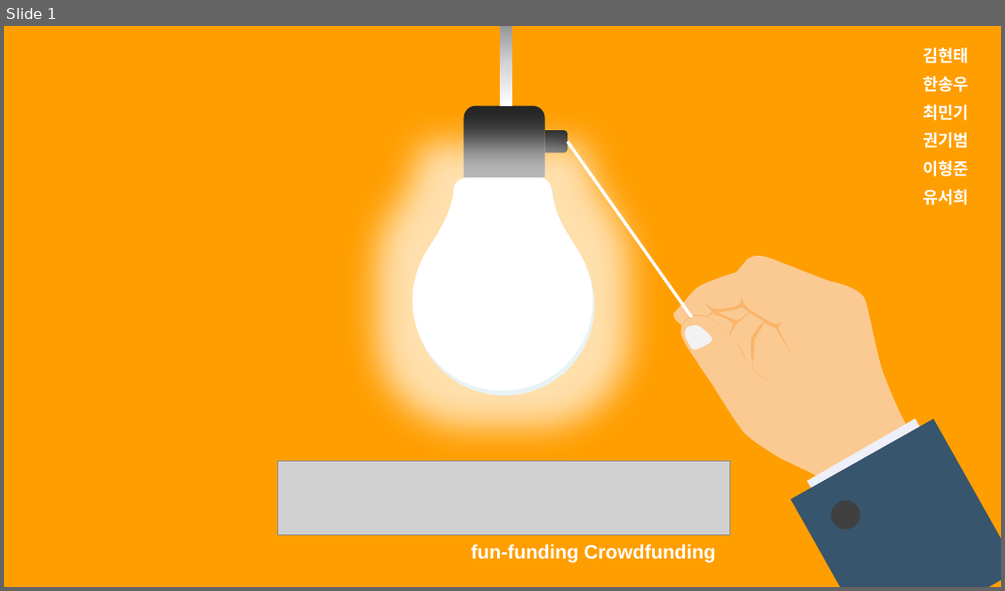
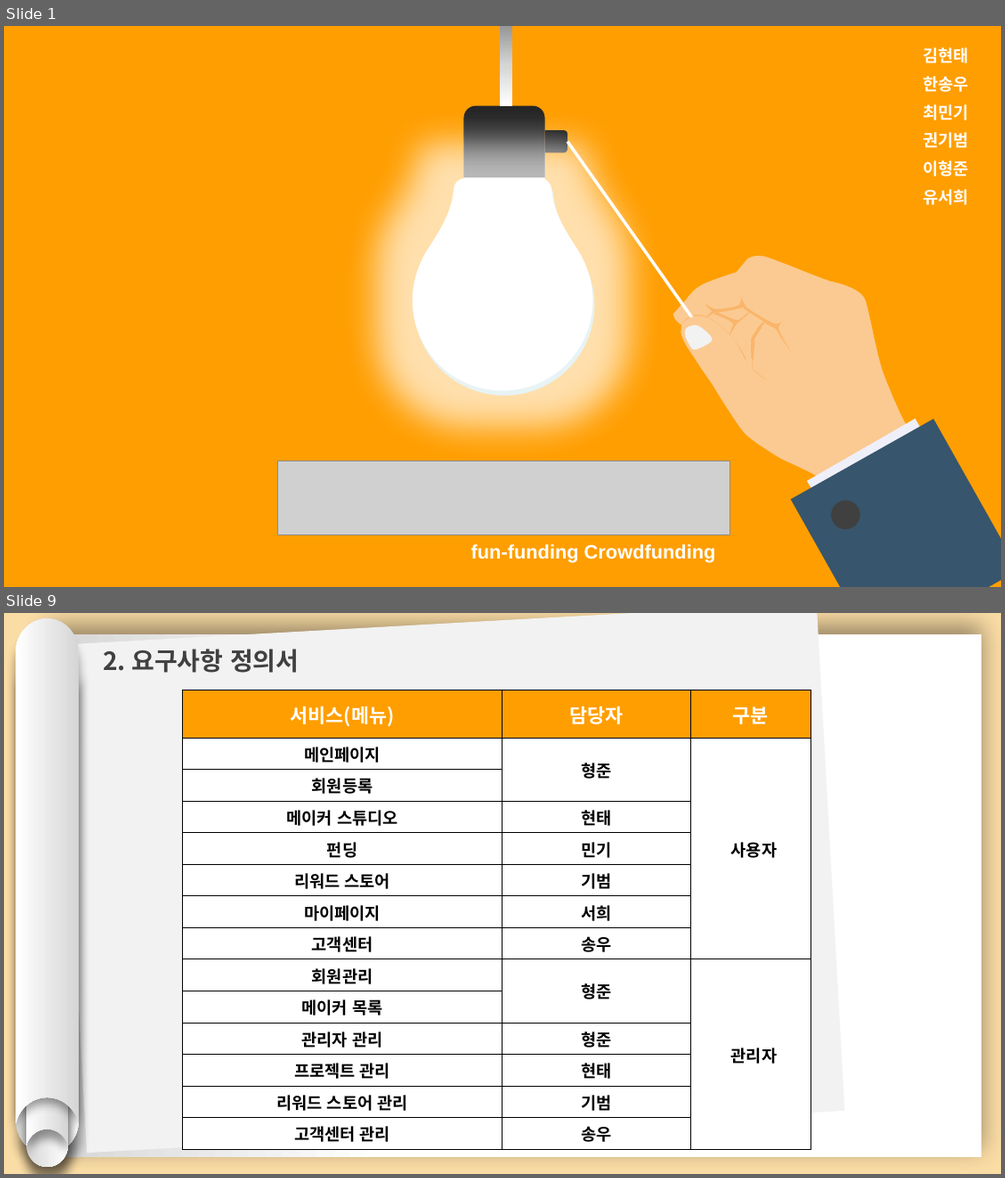
Before and after one commit to hhsw07/ezen-academy-projects, a slide deck: 0 발표용 파워포인트/0515 2차발표/0515 project06 - 파워포인트 종합.pptx. Shown one above the other, each under a label of ours: slide 1 before the commit, slides 1 and 9 after it; the slides between them are not shown. The pictures are 1005x591 and 1005x1178 pixels, drawn with LibreOffice and Linux fonts; fonts in the diff are those of the drawing; grey boxes stand for pictures. Boxes give left, top, right and bottom in pixels: in the first picture for what was removed or moved away, otherwise in the second. Text is boxed around its words. In the diff, an @@ line names an element or a change of style, - is before the commit and + after.

```diff
--- a/0 발표용 파워포인트/0515 2차발표/0515 project06 - 파워포인트 종합.pptx
+++ b/0 발표용 파워포인트/0515 2차발표/0515 project06 - 파워포인트 종합.pptx
@@ slide 9 added at bbox=[4, 613, 1001, 1174], background #FADCA5 @@
@@ group added at bbox=[16, 619, 79, 1167]: 4 freeform shapes @@
@@ rectangle added at bbox=[47, 634, 981, 1156], fill gradient #FFFFFF to #D7D7D7 @@
@@ rectangle added at bbox=[58, 613, 844, 1153], fill #F2F2F2 @@
@@ text added at bbox=[103, 649, 299, 673], 18 pt, text #404040, bold @@
+2. 요구사항 정의서
@@ table added at bbox=[182, 690, 810, 1150], 14 rows, 3 columns @@
+서비스(메뉴) | 담당자 | 구분
+메인페이지 | 형준 | 사용자
+회원등록 |  | 
+메이커 스튜디오 | 현태 | 
+펀딩 | 민기 | 
+리워드 스토어 | 기범 | 
+마이페이지 | 서희 | 
+고객센터 | 송우 | 
+회원관리 | 형준 | 관리자
+메이커 목록 |  | 
+관리자 관리 | 형준 | 
+프로젝트 관리 | 현태 | 
+리워드 스토어 관리 | 기범 | 
+고객센터 관리 | 송우 | 
```
Also in this commit, not shown: 8 slides changed, 14 other slides added, 13 slides removed.
